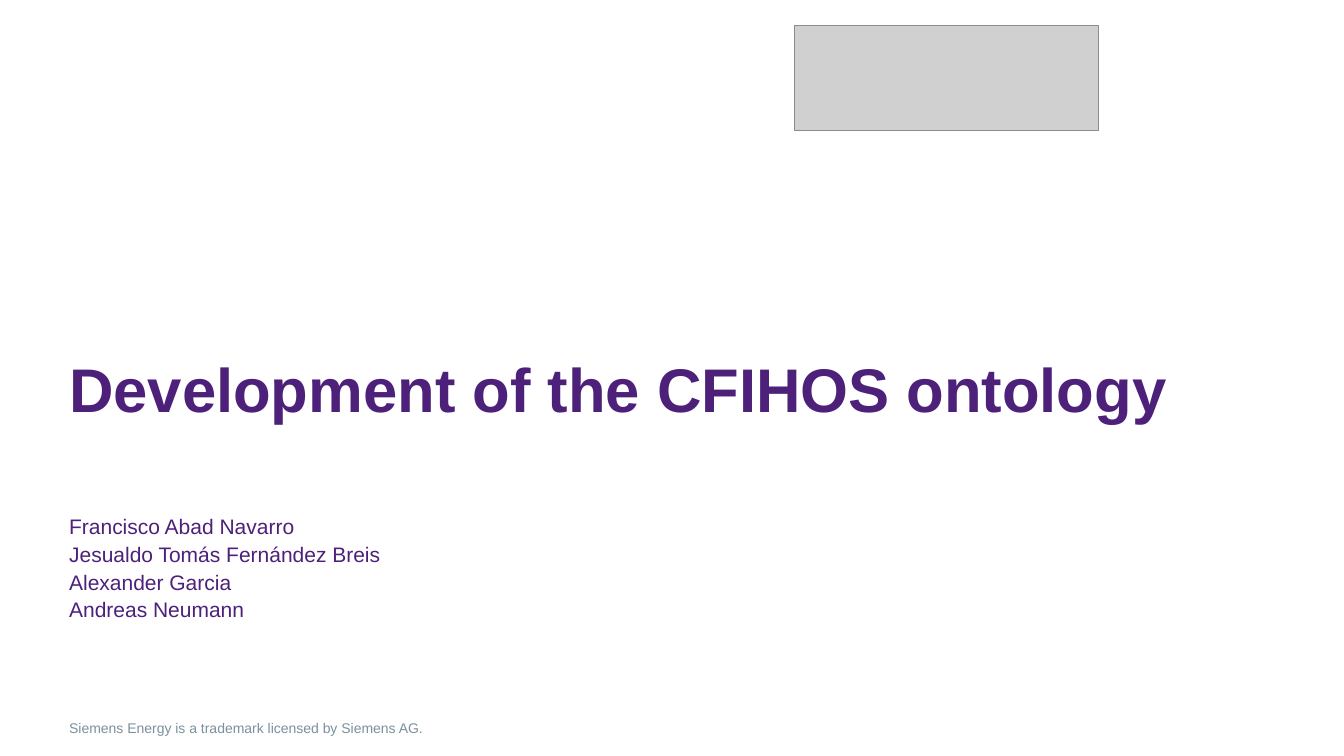
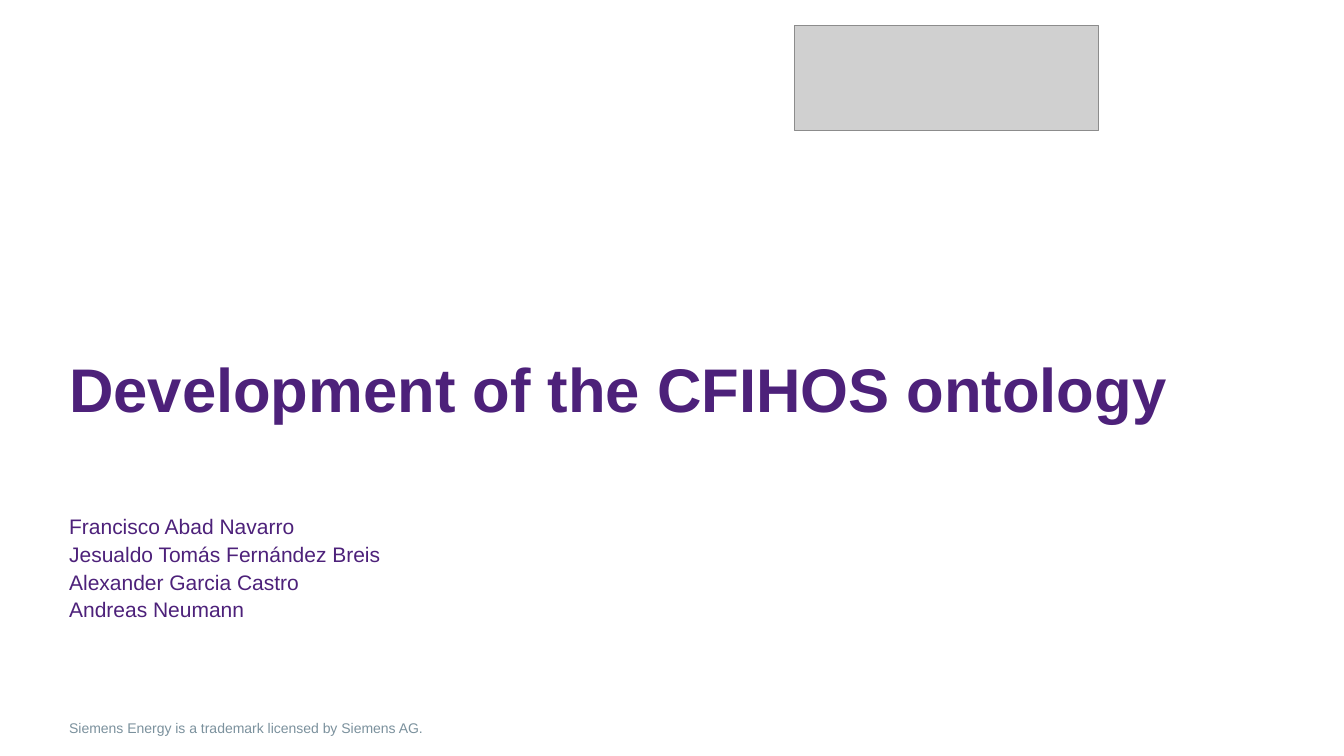
Before and after one commit to tecnomod-um/cfihos, a slide deck: slide 1 of docs/cfihos-ontology.pptx. Drawn at 1344x756 pixels with LibreOffice and Linux fonts; fonts in the diff are those of the drawing; grey boxes stand for pictures; background and template pictures are left out. Boxes give left, top, right and bottom in pixels: in the first picture for what was removed or moved away, otherwise in the second. Text is boxed around its words. In the diff, an @@ line names an element or a change of style, - is before the commit and + after.

```diff
--- a/docs/cfihos-ontology.pptx
+++ b/docs/cfihos-ontology.pptx
@@ subtitle at bbox=[69, 574, 299, 591]: text changed @@
-Alexander Garcia
+Alexander Garcia Castro
```
Also in this commit, not shown: 9 other slides changed.
